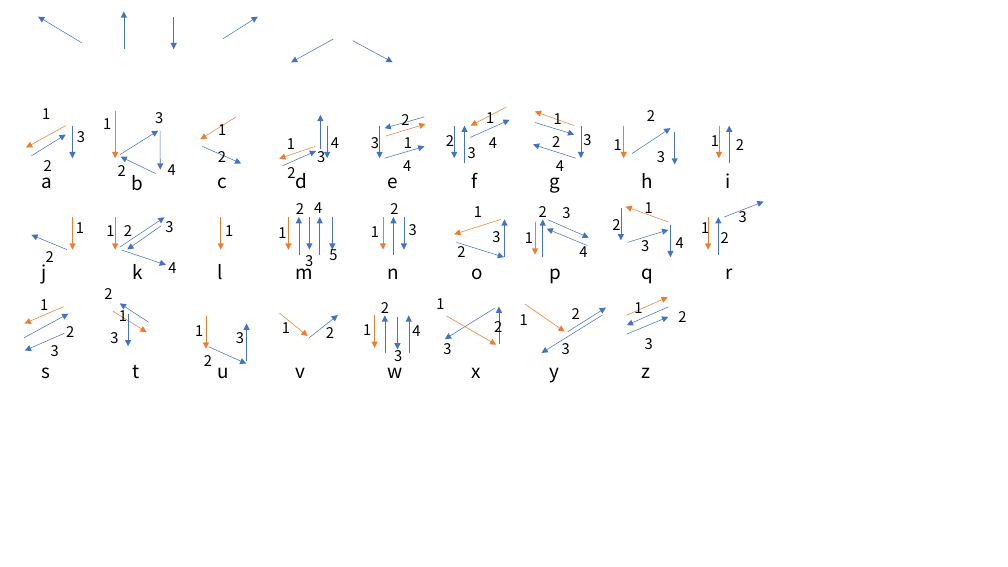
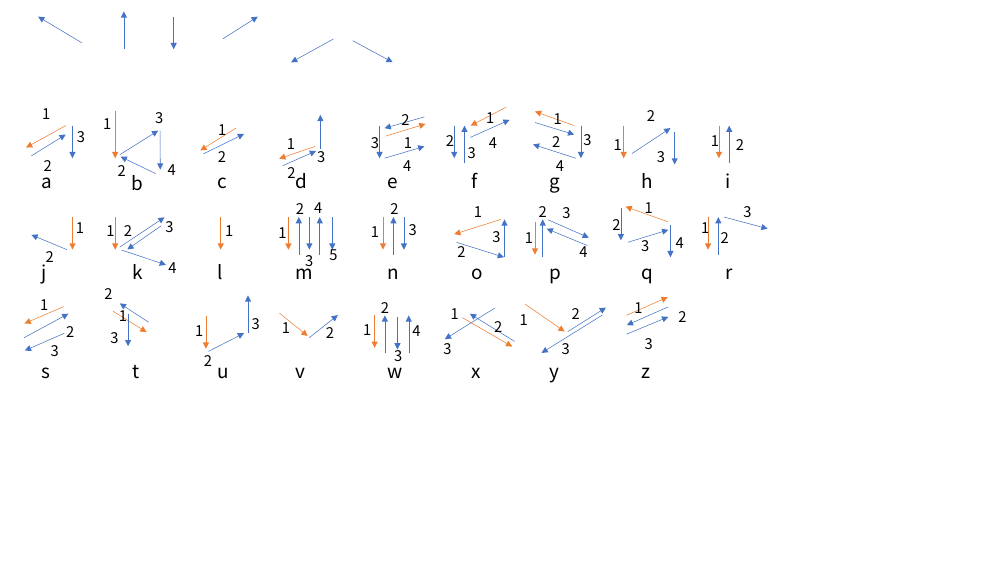
Before and after one commit to Derican/FingertipGesture, a slide deck: slide 2 of directions.pptx. Drawn at 1008x567 pixels with LibreOffice and Linux fonts; fonts in the diff are those of the drawing. Boxes give left, top, right and bottom in pixels: in the first picture for what was removed or moved away, otherwise in the second. Text is boxed around its words. In the diff, an @@ line names an element or a change of style, - is before the commit and + after.

```diff
--- a/directions.pptx
+++ b/directions.pptx
@@ arrow moved from (236, 117) - (200, 139) to (236, 128) - (200, 150) @@
@@ arrow moved from (203, 147) - (241, 163) to (203, 154) - (244, 134) @@
@@ arrow removed from (327, 126) to (327, 158) @@
@@ text removed at (331,137,339,148) @@
-4
@@ text "3": place and size @@
-text "3" at (739,208,747,222)
+text "3" at (743,206,751,217)
@@ arrow moved from (724, 217) - (764, 202) to (724, 217) - (768, 229) @@
@@ arrow moved from (247, 361) - (247, 324) to (248, 333) - (248, 296) @@
@@ text "3": place and size @@
-text "3" at (236,329,244,343)
+text "3" at (252,318,260,329)
@@ text "1": place and size @@
-text "1" at (436,298,444,309)
+text "1" at (451,308,459,319)
@@ arrow moved from (446, 316) - (496, 345) to (463, 318) - (513, 346) @@
@@ arrow moved from (499, 344) - (499, 306) to (515, 342) - (470, 314) @@
@@ arrow moved from (209, 347) - (247, 364) to (209, 352) - (244, 333) @@
```
Also in this commit, not shown: 5 other files.
